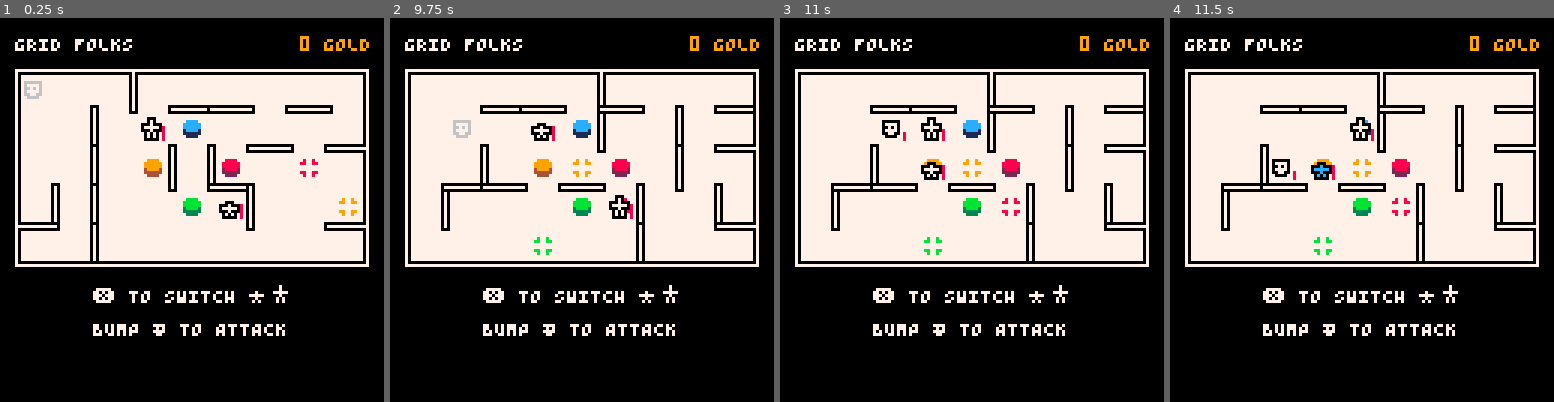
Above: before the commit, frames 1-4 (left to right).
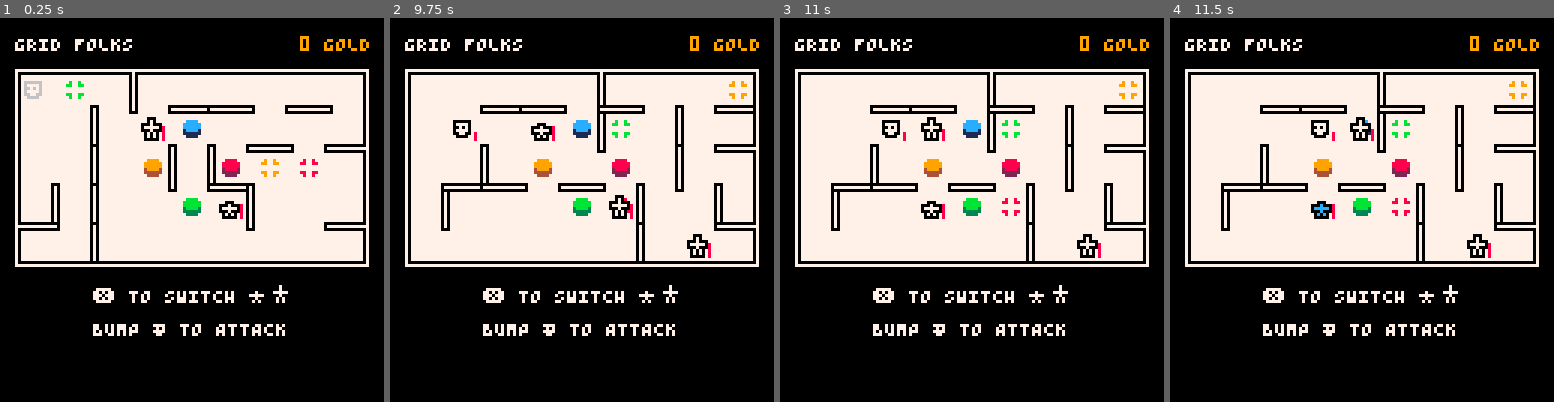
Above: after the commit, the same moments.

Repository: taylordolan/grid-folks
Game: PICO-8 cartridge grid_folks.p8
Same seed, same stepped clock (60 frames per second), same inputs: the game is played once before the commit and once after it.
Inputs:
- Up to frame 1 (0.25 s): no input
- Up to frame 2 (9.75 s): tap X (X key) at 0.33, 1.07, 1.85, 2.97, 4.08, 5.2, 6.32, 7.43, 8.55, 9.67 s; hold Right 1.6-2.1 s; hold Up 2.15-2.42 s; hold Right 2.47-3.03 s; hold Left 3.08-3.58 s; hold Down 3.63-3.97 s; hold Right 4.02-4.68 s; hold Up 4.73-5.03 s; hold Left 5.08-5.68 s; hold Down 5.73-6.03 s; hold Right 6.08-6.58 s; hold Right 6.63-7.13 s; hold Up 7.18-7.45 s; hold Right 7.5-8.07 s; hold Left 8.12-8.62 s; hold Down 8.67-9 s; hold Right 9.05-9.72 s
- Up to frame 3 (11 s): hold Up 9.77-10.07 s; hold Left 10.12-10.72 s; hold Down from 10.77 s (still down); tap X (X key) at 10.78 s
- Up to frame 4 (11.5 s): release Down at 11.07 s; hold Right from 11.12 s (still down)

The runs differ from the first frame. In frame 1, 0.2% of the frame differs, in the area x 17-93%, y 16-52%; in frame 2, 0.7%; in frame 3, 0.9%; in frame 4, 1.3%, in the area x 26-93%, y 16-63%.

Commit message:
even more terminology updates

Diff:
--- a/grid_folks.p8
+++ b/grid_folks.p8
@@ -13,7 +13,7 @@
 -- [x] rename companion to ally throughout
 -- [x] create a running list of buttons
 -- [x] separate out wall generation and do it when it’s not the player’s turn
--- [x] come up with better names for advance pads and buttons (buttons?)
+-- [x] come up with better names for pads and buttons
 -- [ ] build the game end state
 -- [ ] write a function that prints an overview of the spawn rate throughout the game
 -- [ ] add a debug mode where spawn rate and turn count show while playing
@@ -44,10 +44,10 @@
     dash = 025,
     step = 021,
     advance = 027,
-    pad_tile_step = 028, -- todo: this shouldn't trigger when you're just standing there
-    switch_heroes = 000,
-    enemy_bump = 000,
-    hero_bump = 000
+    pad_step = 028, -- todo: not implemented anymore
+    switch_heroes = 000, -- todo: not implemented
+    enemy_bump = 000, -- todo: not implemented
+    hero_bump = 000, -- todo: not implemented
   }
 
   -- sprites dictionary
@@ -84,24 +84,20 @@
   heroes = {}
   enemies = {}
   enemy_eggs = {}
-  advance_pads = {}
+  pads = {}
   buttons = {}
+
+  -- initial buttons
+  set_tile(new_button("dash"), {5,2})
+  set_tile(new_button("shoot"), {5,4})
+  set_tile(new_button("health"), {6,3})
+  set_tile(new_button("score"), {4,3})
 
   -- initial walls
   refresh_walls()
 
-  -- initial advance pads
-  refresh_advance_pads()
-
-  -- initial buttons
-  local dash_tile = new_button("dash")
-  local shoot_tile = new_button("shoot")
-  local health_tile = new_button("health")
-  local score_tile = new_button("score")
-  set_tile(dash_tile, {5,2})
-  set_tile(shoot_tile, {5,4})
-  set_tile(health_tile, {6,3})
-  set_tile(score_tile, {4,3})
+  -- initial pads
+  refresh_pads()
 
   -- heroes
   hero_a = create_hero()
@@ -180,10 +176,10 @@
     -- update hero abilities
     update_hero_abilities()
 
-    -- advance the board if appripriate
+    -- advance the board if appropriate
     if should_advance() then
       add_button()
-      refresh_advance_pads()
+      refresh_pads()
       refresh_walls()
     end
 
@@ -469,20 +465,6 @@
 --[[
   helper functions
 --]]
-
--- returns a random tile from the board
-function random_tile()
-  -- create an array of all tiles
-	local all_tiles = {}
-	for x = 1, cols do
-		for y = 1, rows do
-      add(all_tiles, {x,y})
-		end
-	end
-  -- return one of them
-	local index = flr(rnd(#all_tiles)) + 1
-  return all_tiles[index]
-end
 
 -- check if a location is on the board
 function location_exists(tile)
@@ -798,11 +780,11 @@
   local a_xy = {hero_a.x, hero_a.y}
   local b_xy = {hero_b.x, hero_b.y}
 
-  -- find any advance pads that heroes are occupying
+  -- find any pads that heroes are occupying
   local a_p = find_type_in_tile("pad", b_xy)
   local b_p = find_type_in_tile("pad", a_xy)
 
-  -- if there are heroes occupying two advance pads
+  -- if there are heroes occupying two pads
   if a_p and b_p then
     return true
   end
@@ -817,13 +799,13 @@
   local a_xy = {hero_a.x, hero_a.y}
   local b_xy = {hero_b.x, hero_b.y}
 
-  -- find which advance pads that heroes are occupying
+  -- find which pads that heroes are occupying
   local a_p = find_type_in_tile("pad", b_xy)
   local b_p = find_type_in_tile("pad", a_xy)
 
   -- find the other one
   local other_p
-  for next in all(advance_pads) do
+  for next in all(pads) do
     if next ~= a_p and next ~= b_p then
       other_p = next
     end
@@ -1155,12 +1137,12 @@
   return true
 end
 
-function refresh_advance_pads()
-
-  -- delete all existing advance pads
-  for next in all(advance_pads) do
+function refresh_pads()
+
+  -- delete all existing pads
+  for next in all(pads) do
     del(board[next.x][next.y], next)
-    del(advance_pads, next)
+    del(pads, next)
   end
 
   local current_types = {
@@ -1173,15 +1155,15 @@
   local to_remove = current_types[index]
   del(current_types, to_remove)
 
-  -- place new advance pads
+  -- place new pads
   for next in all(current_types) do
-    local tile = {
+    local new_pad = {
       type = "pad",
       name = next,
       sprite = sprites["pad_" ..next]
     }
-    add(advance_pads, tile)
-    deploy(tile, {"pad", "button", "hero"})
+    add(pads, new_pad)
+    deploy(new_pad, {"pad", "button", "hero"})
   end
 end
 
